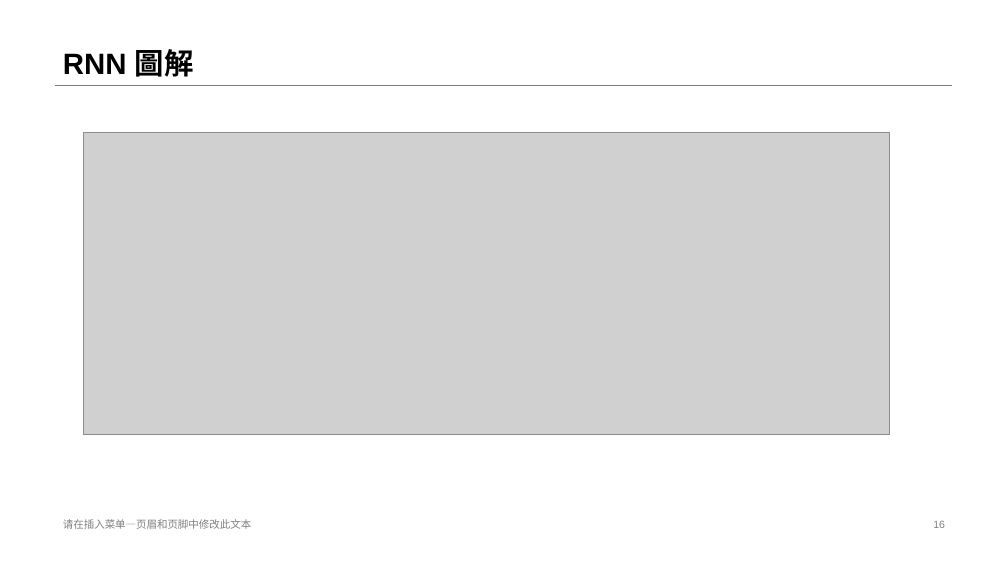
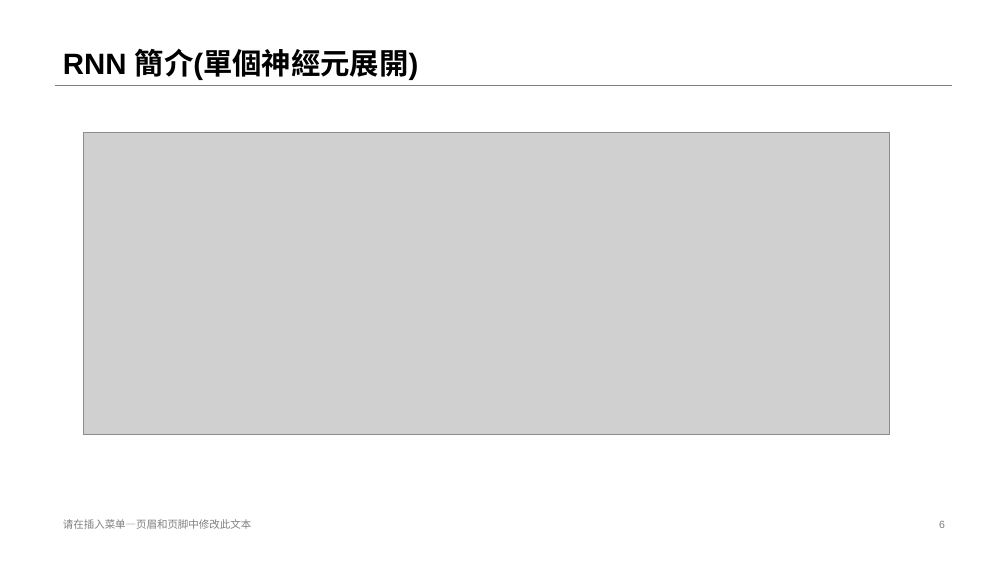
Before and after one commit to stereo720712/2020-11_2021-01_deep_learning_learn_report_record, a slide deck: slide 6 of 11_16_to_11_20_third/3.RNN.pptx (slide 16 before the commit). Drawn at 1008x567 pixels with LibreOffice and Linux fonts; fonts in the diff are those of the drawing; grey boxes stand for pictures. Boxes give left, top, right and bottom in pixels: in the first picture for what was removed or moved away, otherwise in the second. Text is boxed around its words. In the diff, an @@ line names an element or a change of style, - is before the commit and + after.

```diff
--- a/11_16_to_11_20_third/3.RNN.pptx
+++ b/11_16_to_11_20_third/3.RNN.pptx
@@ title at bbox=[63, 49, 419, 80]: text changed @@
-RNN 圖解
+RNN 簡介(單個神經元展開)
@@ page number at bbox=[939, 521, 945, 528]: text changed @@
-16
+6
```
Also in this commit, not shown: 1 other file.
